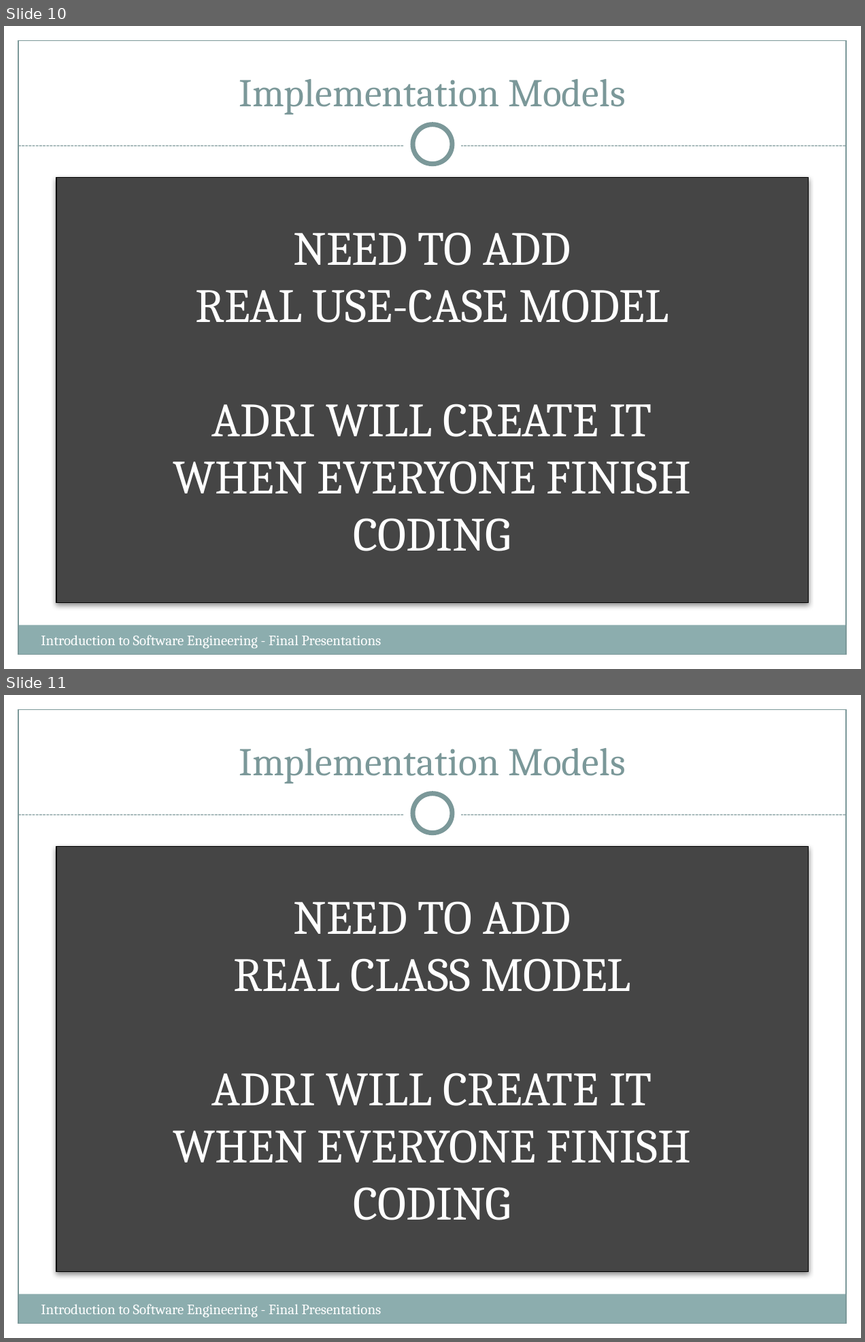
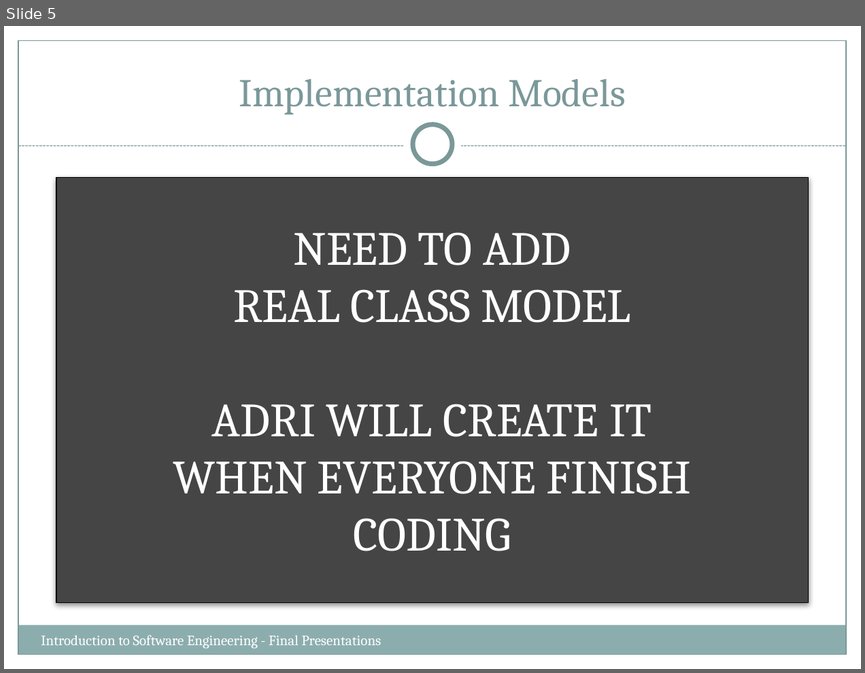
Before and after one commit to Sang712UMA/PetsApp, a slide deck: Presentation/AdrianSlides_WORKINPROGRESS.pptx. Shown one above the other, each under a label of ours: slides 10 and 11 before the commit, slide 5 after it. The pictures are 865x1342 and 865x673 pixels, drawn with LibreOffice and Linux fonts; fonts in the diff are those of the drawing. Boxes give left, top, right and bottom in pixels: in the first picture for what was removed or moved away, otherwise in the second. Text is boxed around its words. In the diff, an @@ line names an element or a change of style, - is before the commit and + after.

Commit message:
UI Design added
UI Design added
Work left to do: Add final Implementation model, waiting for the team to finish the coding part

```diff
--- a/Presentation/AdrianSlides_WORKINPROGRESS.pptx
+++ b/Presentation/AdrianSlides_WORKINPROGRESS.pptx
@@ slide 10 removed at <box>4,26,861,669</box>, background #FFFFFF; not listed: 8 template elements that a slide beside it also shows @@
@@ title removed at <box>239,79,626,114</box> @@
-Implementation Models
@@ rectangle removed at <box>56,178,808,603</box> @@
@@ text removed at <box>173,232,691,551</box> @@
-NEED TO ADD
-REAL USE-CASE MODEL
-ADRI WILL CREATE IT
-WHEN EVERYONE FINISH CODING
@@ text removed at <box>41,635,381,648</box> @@
-Introduction to Software Engineering - Final Presentations
@@ what was slide 11 is now slide 5 @@
```
Also in this commit, not shown: 1 slide changed, 5 other slides removed, 12 other files.
